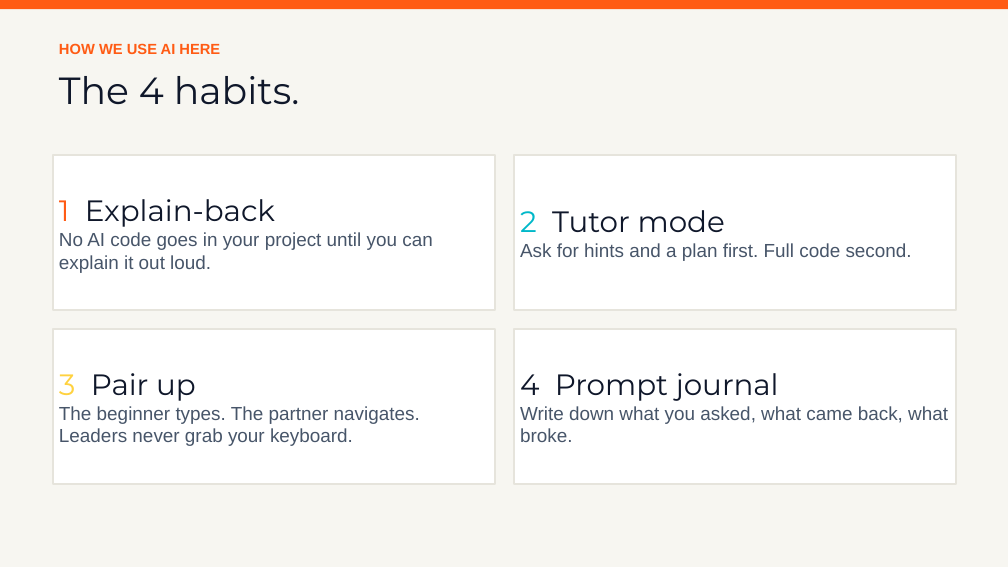
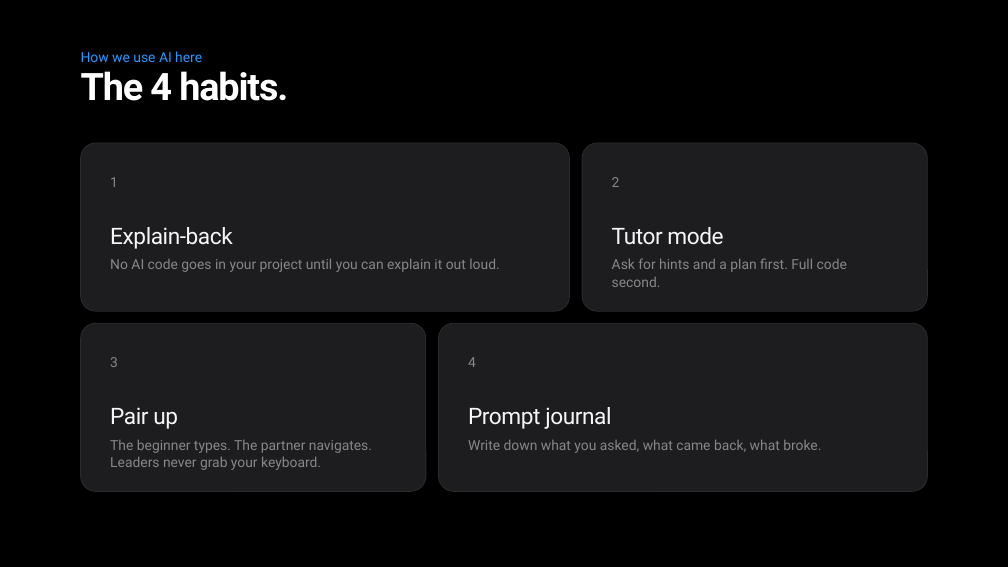
Before and after one commit to siddharthsivaramancode/ai-workshop, a slide deck: slide 14 of slideshows/session-01-kickoff.pptx. Drawn at 1008x567 pixels with LibreOffice and Linux fonts; fonts in the diff are those of the drawing. Boxes give left, top, right and bottom in pixels: in the first picture for what was removed or moved away, otherwise in the second. Text is boxed around its words. In the diff, an @@ line names an element or a change of style, - is before the commit and + after.

```diff
--- a/slideshows/session-01-kickoff.pptx
+++ b/slideshows/session-01-kickoff.pptx
@@ background #F7F6F1 to #000000 @@
@@ rectangle removed at (0,0,1008,9) @@
@@ text at (81,51,202,62): text changed; size 14 to 13.2 pt; font Arial to Roboto; text colour #FF5B14 to #2997FF; bold off @@
-HOW WE USE AI HERE
+How we use AI here
@@ text "The 4 habits.": place and size @@
-text "The 4 habits." at (59,76,300,105)
+text "The 4 habits." at (81,71,288,101)
@@ text "The 4 habits." at (81,71,288,101): font Montserrat to Roboto, text colour #0F172A to gradient #FFFFFF to #A1A1A6, letter spacing 0 to -1.1 pt, bold on; line spacing 1 to 0.79 @@
@@ rounded rectangle "1": place and size @@
-rounded rectangle "1" at (53,155,495,310)
+rounded rectangle "1" at (81,143,570,312)
@@ vertical alignment middle to top; rectangle to rounded rectangle; fill #FFFFFF to #1D1D1F; outline #E6E4DC 2 pt to #2C2C2E 0.75 pt in 4 elements at (81,324,426,492), (81,143,570,312), (439,324,928,492), (582,143,928,312) @@
@@ rounded rectangle "2": place and size @@
-rounded rectangle "2" at (514,155,957,310)
+rounded rectangle "2" at (582,143,928,312)
@@ text in rounded rectangle at (110,177,233,249): text changed; size 28 to 21.6 pt; font Montserrat to Roboto; text colour #0F172A to #F5F5F7 @@
-1 Explain-back
+1
+Explain-back
@@ text in rounded rectangle at (612,177,723,245): text changed; size 28 to 21.6 pt; font Montserrat to Roboto; text colour #0F172A to #F5F5F7 @@
-2 Tutor mode
+2
+Tutor mode
@@ text in rounded rectangle at (110,258,499,272): size 18 to 13.2 pt, font Arial to Roboto, text colour #475569 to #86868B in "No AI code goes in your project ..."; line spacing 1 to 1.05; more space between paragraphs @@
@@ text in rounded rectangle at (612,258,847,287): size 18 to 13.2 pt, font Arial to Roboto, text colour #475569 to #86868B in "Ask for hints and a plan first. ..."; line spacing 1 to 1.05; more space between paragraphs @@
@@ rounded rectangle "3": place and size @@
-rounded rectangle "3" at (53,329,495,484)
+rounded rectangle "3" at (81,324,426,492)
@@ rounded rectangle "4": place and size @@
-rounded rectangle "4" at (514,329,957,484)
+rounded rectangle "4" at (439,324,928,492)
@@ text in rounded rectangle at (110,357,178,429): text changed; size 28 to 21.6 pt; font Montserrat to Roboto; text colour #0F172A to #F5F5F7 @@
-3 Pair up
+3
+Pair up
@@ text in rounded rectangle at (468,357,611,429): text changed; size 28 to 21.6 pt; font Montserrat to Roboto; text colour #0F172A to #F5F5F7 @@
-4 Prompt journal
+4
+Prompt journal
@@ text in rounded rectangle at (110,439,372,470): size 18 to 13.2 pt, font Arial to Roboto, text colour #475569 to #86868B; line spacing 1 to 1.05; more space between paragraphs @@
@@ text in rounded rectangle at (468,439,821,453): size 18 to 13.2 pt, font Arial to Roboto, text colour #475569 to #86868B in "Write down what you asked, what came ..."; line spacing 1 to 1.05; more space between paragraphs @@
```
Also in this commit, not shown: 21 other slides changed, 1 other file.
